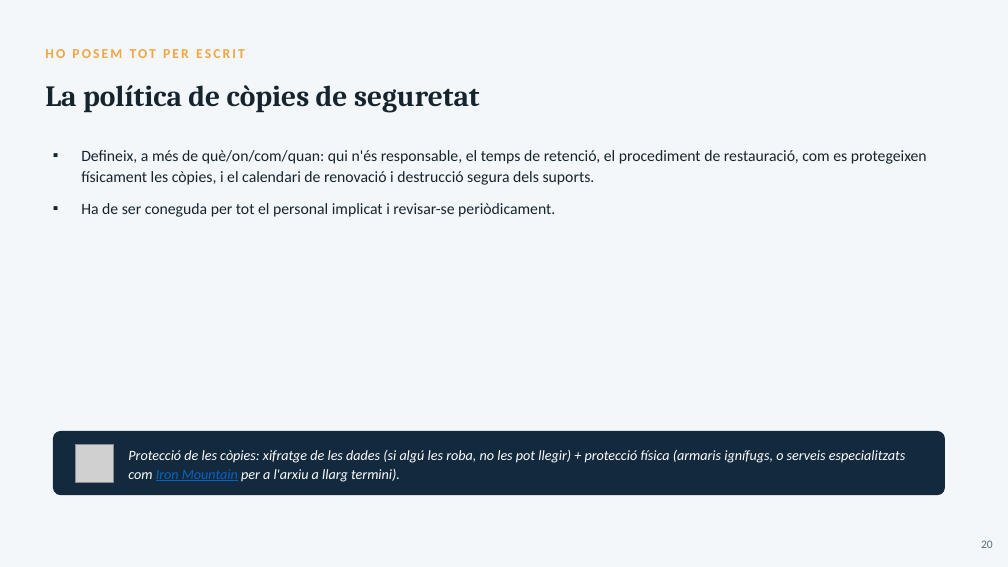
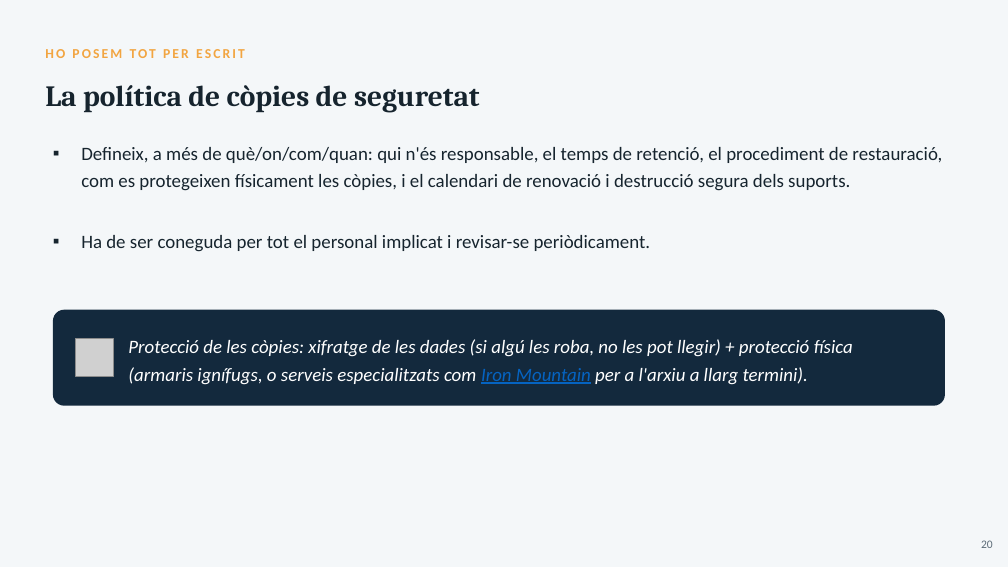
Before and after one commit to joansanchezescudero/SMX_0226_Seguretat_Informatica, a slide deck: slide 20 of RA2 - Emmagatzematge i copies de seguretat/AA3 - Copies de seguretat/RA2_AA3_Copies_de_seguretat.pptx. Drawn at 1008x567 pixels with LibreOffice and Linux fonts; fonts in the diff are those of the drawing; grey boxes stand for pictures. Boxes give left, top, right and bottom in pixels: in the first picture for what was removed or moved away, otherwise in the second. Text is boxed around its words. In the diff, an @@ line names an element or a change of style, - is before the commit and + after.

```diff
--- a/RA2 - Emmagatzematge i copies de seguretat/AA3 - Copies de seguretat/RA2_AA3_Copies_de_seguretat.pptx
+++ b/RA2 - Emmagatzematge i copies de seguretat/AA3 - Copies de seguretat/RA2_AA3_Copies_de_seguretat.pptx
@@ text "Defineix, a més de què/on/com/quan: ..." at (x1=81, y1=147, x2=942, y2=252): size 15 to 18 pt; line spacing 20pt to 25.9pt; more space between paragraphs @@
@@ rounded rectangle resized from (x1=53, y1=431, x2=945, y2=495) to (x1=53, y1=310, x2=945, y2=406) @@
@@ picture moved from (x1=76, y1=445, x2=113, y2=482) to (x1=76, y1=339, x2=113, y2=377) @@
@@ text "Protecció de les còpies: xifratge ..." moved from (x1=128, y1=450, x2=906, y2=482) to (x1=128, y1=339, x2=853, y2=385) @@
@@ text "Protecció de les còpies: xifratge ..." at (x1=128, y1=339, x2=853, y2=385): size 13.5 to 18 pt; line spacing 18pt to 25.9pt @@
```
Also in this commit, not shown: 26 other slides changed, 1 other file.
